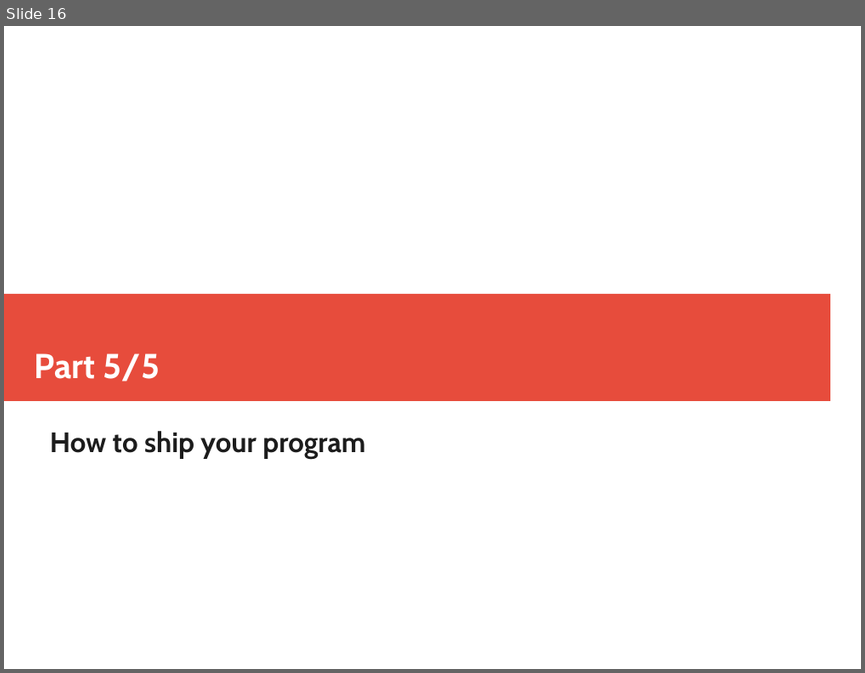
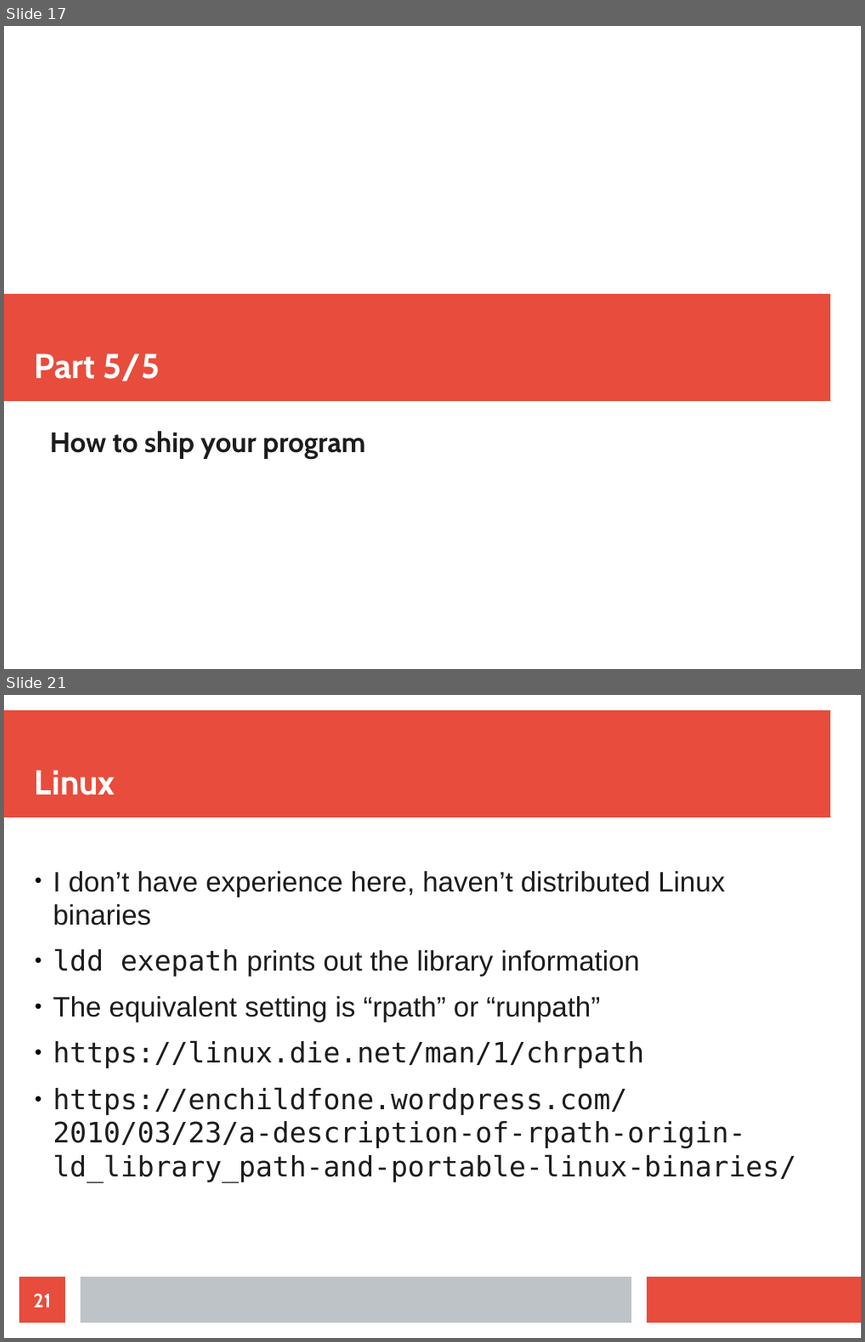
Before and after one commit to mtolly/haskell-c-talk, a slide deck: presentation.odp. Shown one above the other, each under a label of ours: slide 16 before the commit, slides 17 and 21 after it; the slides between them are not shown. The pictures are 865x673 and 865x1342 pixels, drawn with LibreOffice and Linux fonts; fonts in the diff are those of the drawing. Boxes give left, top, right and bottom in pixels: in the first picture for what was removed or moved away, otherwise in the second. Text is boxed around its words. In the diff, an @@ line names an element or a change of style, - is before the commit and + after.

```diff
--- a/presentation.odp
+++ b/presentation.odp
@@ slide 21 added at (x1=4, y1=695, x2=861, y2=1338), background #FFFFFF @@
@@ rectangle added at (x1=4, y1=710, x2=830, y2=818), fill #E74C3C @@
@@ title added at (x1=35, y1=770, x2=115, y2=795), 32 pt, text #FFFFFF, bold @@
+Linux
@@ text added at (x1=53, y1=871, x2=796, y2=1182), 26 pt, text #1C1C1C @@
+● I don’t have experience here, haven’t distributed Linux binaries
+● ldd exepath prints out the library information
+● The equivalent setting is “rpath” or “runpath”
+● https://linux.die.net/man/1/chrpath
+● https://enchildfone.wordpress.com/2010/03/23/a-description-of-rpath-origin-ld_library_path-and-portable-linux-binaries/
@@ page number added at (x1=19, y1=1276, x2=65, y2=1322), fill #E74C3C, 18 pt, text #FFFFFF, bold @@
+21
@@ rectangle added at (x1=80, y1=1276, x2=631, y2=1322), fill #BDC3C7 @@
@@ rectangle added at (x1=647, y1=1276, x2=861, y2=1322), fill #E74C3C @@
@@ what was slide 16 is now slide 17 @@
```
Also in this commit, not shown: 1 slide changed, 4 other slides added.
